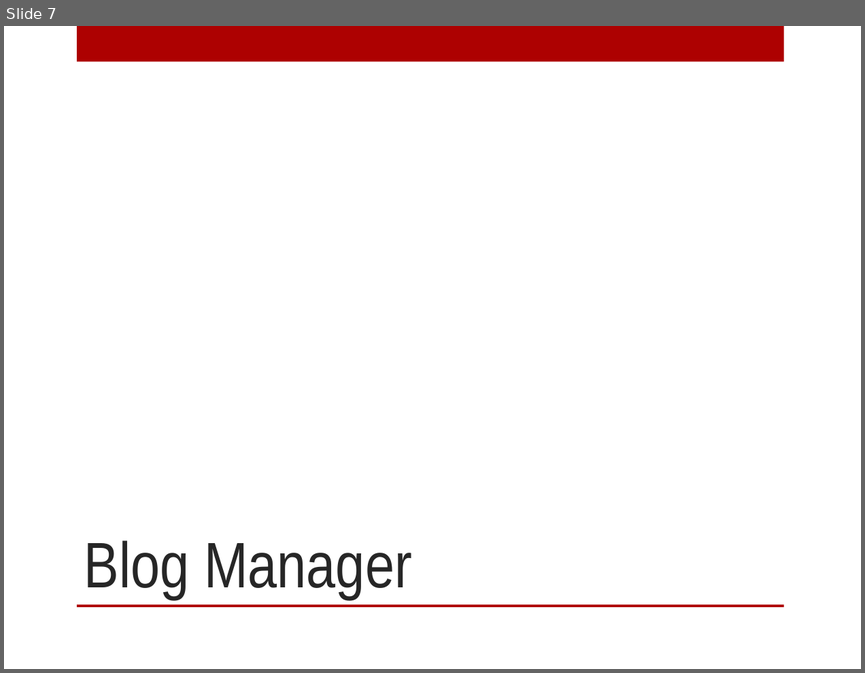
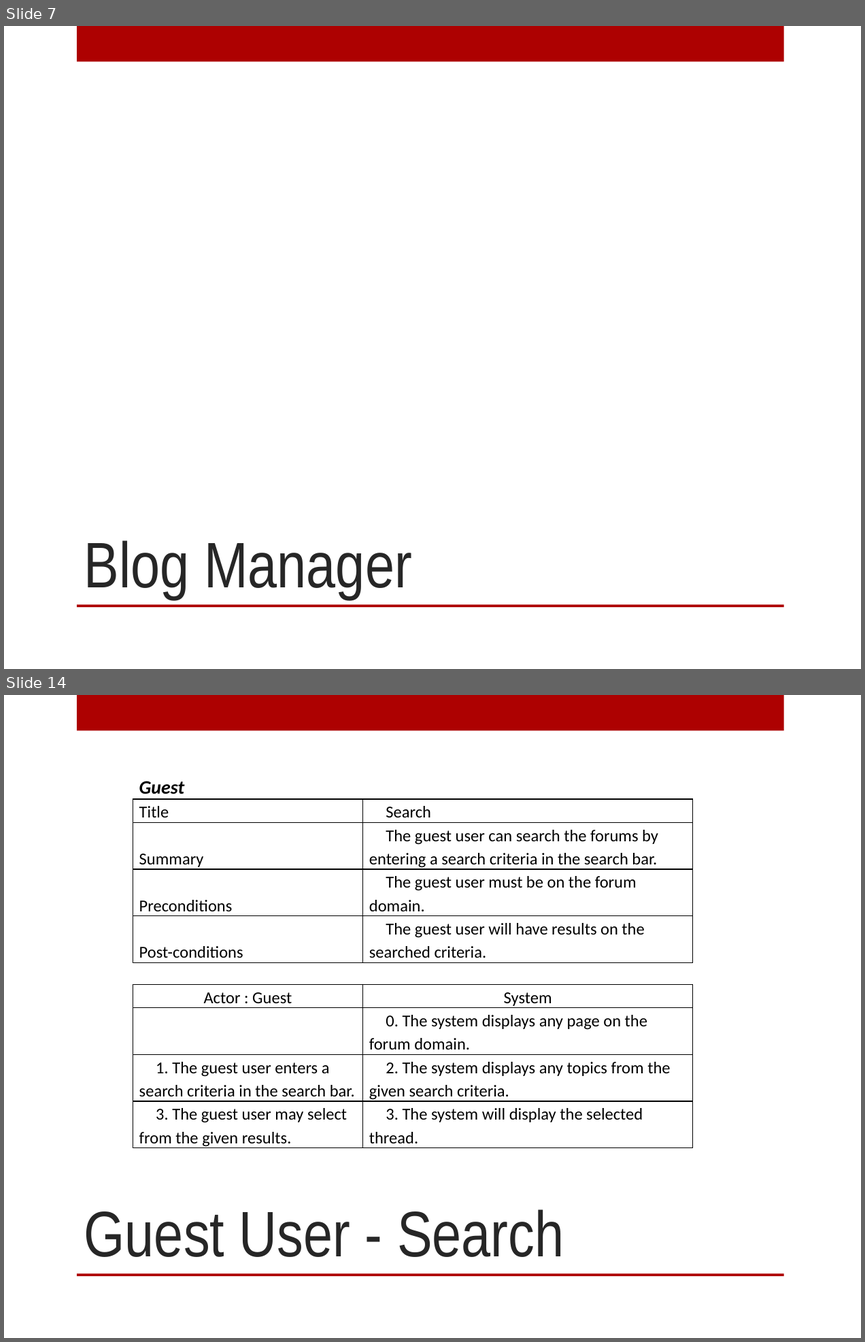
Before and after one commit to patrickbraud/CapstoneProject, a slide deck: Proposal/Design/Design_Presentation.pptx. Shown one above the other, each under a label of ours: slide 7 before the commit, slides 7 and 14 after it; the slides between them are not shown. The pictures are 865x673 and 865x1342 pixels, drawn with LibreOffice and Linux fonts; fonts in the diff are those of the drawing; background and template pictures are left out. Boxes give left, top, right and bottom in pixels: in the first picture for what was removed or moved away, otherwise in the second. Text is boxed around its words. In the diff, an @@ line names an element or a change of style, - is before the commit and + after.

```diff
--- a/Proposal/Design/Design_Presentation.pptx
+++ b/Proposal/Design/Design_Presentation.pptx
@@ slide 14 added at <box>4,695,861,1338</box>, background picture (left out); not listed: 2 template elements that a slide beside it also shows @@
@@ table added at <box>133,756,692,1149</box>, 10 rows, 2 columns @@
+Guest | 
+Title | Search
+Summary | The guest user can search the forums by entering a search criteria in the search bar.
+Preconditions | The guest user must be on the forum domain.
+Post-conditions | The guest user will have results on the searched criteria.
+ | 
+Actor : Guest | System
+ | 0. The system displays any page on the forum domain.
+1. The guest user enters a search criteria in the search bar. | 2. The system displays any topics from the given search criteria.
+3. The guest user may select from the given results. | 3. The system will display the selected thread.
@@ title added at <box>84,1209,564,1257</box>, 54 pt, text #262626 @@
+Guest User - Search
```
Also in this commit, not shown: 2 slides changed, 9 other slides added, 1 slide removed, 1 other file.
